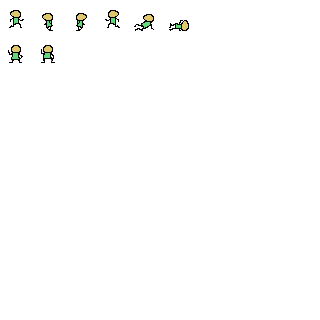
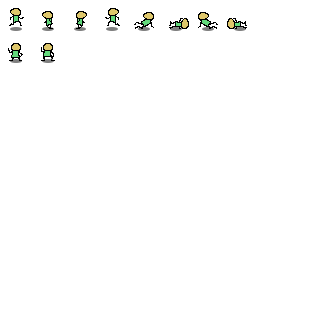
Layers edited between the first and the second 320 × 320 image:
painted on "Hintergrund" over [8, 8, 247, 63]
added layer "Shadow" (50%) over [10, 27, 246, 63]
